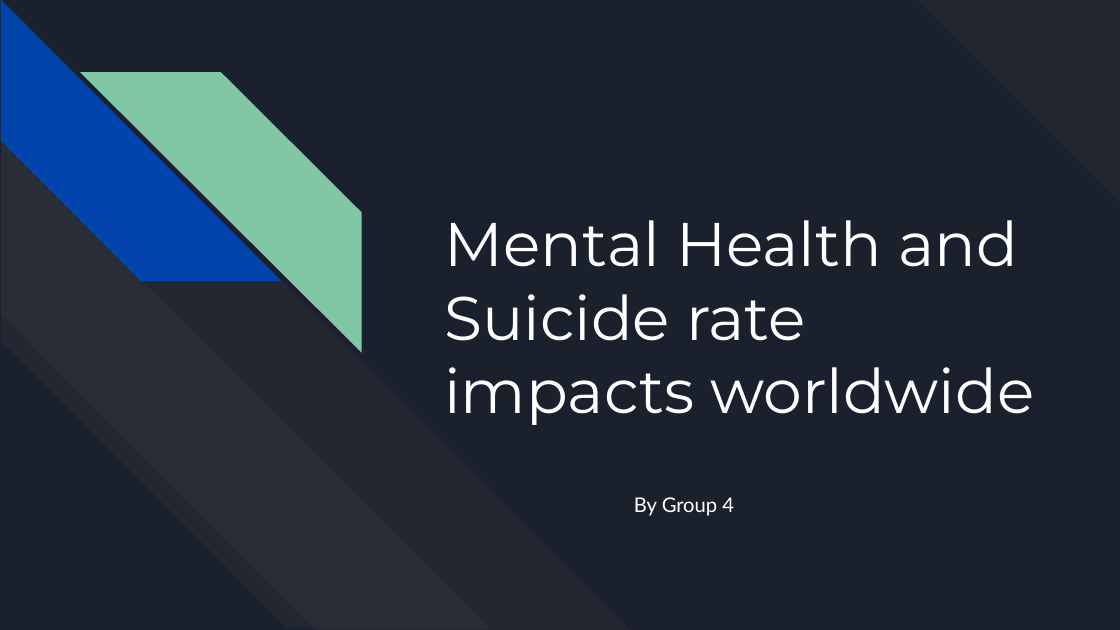
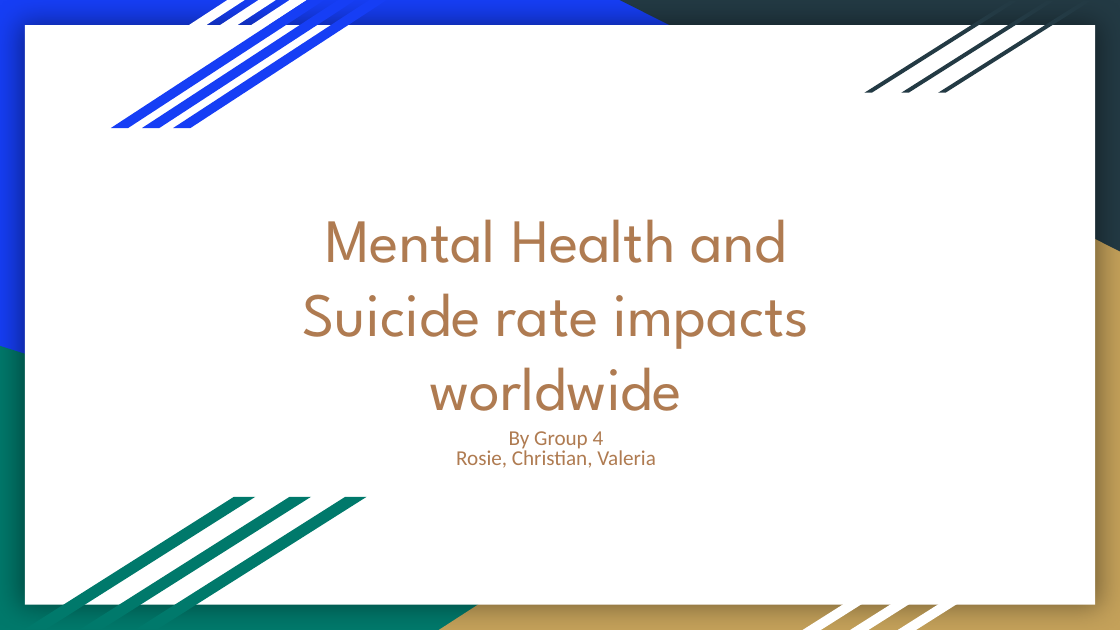
Before and after one commit to RosieMina/Final_project, a slide deck: slide 1 of Final Project.pptx. Drawn at 1120x630 pixels with LibreOffice and Linux fonts; fonts in the diff are those of the drawing. Boxes give left, top, right and bottom in pixels: in the first picture for what was removed or moved away, otherwise in the second. Text is boxed around its words. In the diff, an @@ line names an element or a change of style, - is before the commit and + after.

```diff
--- a/Final Project.pptx
+++ b/Final Project.pptx
@@ background #1B212C to #163EF5 @@
@@ rectangle added at (25, 26, 1095, 605), fill #FFFFFF @@
@@ parallelogram added at (31, 0, 244, 128), fill #FFFFFF @@
@@ parallelogram added at (63, 0, 276, 128), fill #FFFFFF @@
@@ parallelogram added at (94, 0, 307, 128), fill #FFFFFF @@
@@ parallelogram added at (111, 0, 324, 128), fill #163EF5 @@
@@ parallelogram added at (142, 0, 355, 128), fill #163EF5 @@
@@ parallelogram added at (174, 0, 386, 128), fill #163EF5 @@
@@ right triangle added at (619, 0, 1120, 251), fill #233A44 @@
@@ parallelogram added at (865, 1, 1018, 93), fill #233A44 @@
@@ parallelogram added at (902, 1, 1055, 93), fill #233A44 @@
@@ diag stripe removed at (918, 0, 1120, 202) @@
@@ parallelogram added at (939, 1, 1092, 93), fill #233A44 @@
@@ group removed at (0, 1, 631, 629): 4 diag stripes @@
@@ right triangle added at (439, 190, 1120, 630), fill #C4A15A @@
@@ title "Mental Health and Suicide rate ...": place and size @@
-title "Mental Health and Suicide rate ..." at (444, 220, 1034, 425)
+title "Mental Health and Suicide rate ..." at (303, 219, 809, 411)
@@ title "Mental Health and Suicide rate ..." at (303, 219, 809, 411): font Montserrat to League Spartan, text colour #FFFFFF to #AF7B51; alignment left to centre; vertical alignment top to middle @@
@@ right triangle added at (0, 346, 903, 630), fill #00796B @@
@@ subtitle "By Group 4": place and size @@
-subtitle "By Group 4" at (634, 497, 734, 516)
+subtitle "By Group 4" at (456, 431, 656, 468)
@@ subtitle at (456, 448, 656, 468): paragraph added @@
+Rosie, Christian, Valeria
@@ subtitle at (509, 431, 604, 451): size 13 to 13.6 pt, font Lato to Calibri, text colour #FFFFFF to #AF7B51 in "By Group 4"; alignment left to centre; line spacing 1 to 0.8 @@
@@ parallelogram added at (25, 497, 255, 629), fill #00796B @@
@@ parallelogram added at (80, 497, 310, 629), fill #00796B @@
@@ parallelogram added at (136, 497, 366, 629), fill #00796B @@
@@ parallelogram added at (803, 516, 1000, 629), fill #FFFFFF @@
@@ parallelogram added at (850, 516, 1047, 629), fill #FFFFFF @@
@@ parallelogram added at (898, 516, 1095, 629), fill #FFFFFF @@
```
Also in this commit, not shown: 7 other slides changed, 8 slides added, 2 slides removed.
